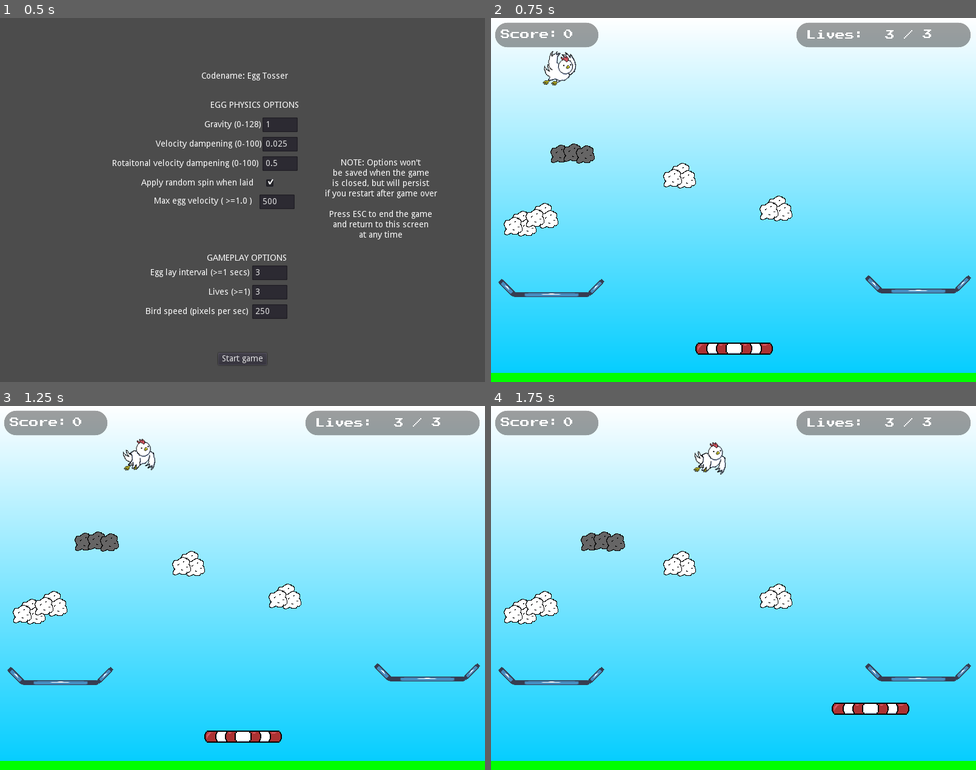
Above: before the commit, frames 1-4 (two rows, left to right).
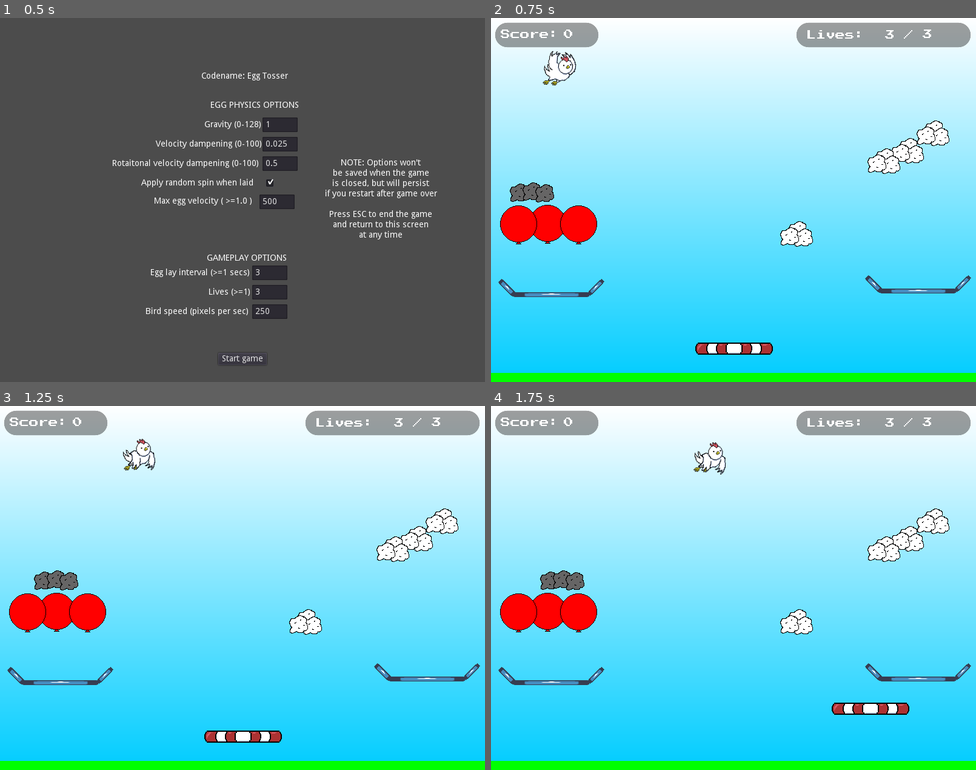
Above: after the commit, the same moments.

Repository: thatnick/fragile
Game: Godot game, scene res://scenes/debug_options.tscn
Two runs of this game, one before a commit and one after it. Both use one fixed random seed, a clock stepped at 60 frames per second and the inputs below. The engine's default icon, where the game draws it, is replaced by a stand-in: a white triangle on a blue panel in a dark square.
Inputs:
- Up to frame 1 (0.5 s): no input
- Up to frame 2 (0.75 s): click "Start game" at 0.5 s
- Up to frame 3 (1.25 s): no input
- Up to frame 4 (1.75 s): tap Enter (ui_accept) at 1.25, 1.52 s; hold Right (ui_right) from 1.28 s (still down)

Frame 1 is identical in both runs. In frame 2, 4.5% of the frame differs, in the area x 1-95%, y 28-63%; in frame 3, 4.5%; in frame 4, 4.5%.

Commit message:
Add balloon obstacle

Diff:
--- a/project.godot
+++ b/project.godot
@@ -57,6 +57,7 @@
 2d_physics/layer_6="ceiling"
 2d_physics/layer_7="cloud"
 2d_physics/layer_8="player_floor"
+2d_physics/layer_9="balloon"
 
 [physics]
 
--- /dev/null
+++ b/scenes/balloon.tscn
@@ -0,0 +1,22 @@
+[gd_scene load_steps=4 format=2]
+
+[ext_resource path="res://sprites/balloon_64x64.png" type="Texture" id=1]
+
+[sub_resource type="PhysicsMaterial" id=2]
+bounce = 1.0
+
+[sub_resource type="CircleShape2D" id=1]
+radius = 28.0179
+
+[node name="Balloon" type="StaticBody2D"]
+collision_layer = 256
+collision_mask = 2
+physics_material_override = SubResource( 2 )
+
+[node name="CollisionShape2D" type="CollisionShape2D" parent="."]
+shape = SubResource( 1 )
+one_way_collision = true
+
+[node name="Sprite" type="Sprite" parent="."]
+position = Vector2( -1, 1 )
+texture = ExtResource( 1 )
--- a/scenes/egg.tscn
+++ b/scenes/egg.tscn
@@ -27,14 +27,14 @@
 "name": "splat",
 "speed": 5.0
 }, {
+"frames": [ ExtResource( 5 ) ],
+"loop": true,
+"name": "v_cracked",
+"speed": 5.0
+}, {
 "frames": [ ExtResource( 4 ) ],
 "loop": true,
 "name": "cracked",
-"speed": 5.0
-}, {
-"frames": [ ExtResource( 5 ) ],
-"loop": true,
-"name": "v_cracked",
 "speed": 5.0
 } ]
 
--- a/scenes/game.tscn
+++ b/scenes/game.tscn
@@ -12,6 +12,7 @@
 [ext_resource path="res://scenes/static_cloud.tscn" type="PackedScene" id=10]
 [ext_resource path="res://scenes/dynamic_cloud.tscn" type="PackedScene" id=11]
 [ext_resource path="res://scenes/player_floor.tscn" type="PackedScene" id=12]
+[ext_resource path="res://scenes/balloon.tscn" type="PackedScene" id=13]
 
 [node name="Game" type="Node"]
 script = ExtResource( 2 )
@@ -44,19 +45,28 @@
 position = Vector2( 98, 445 )
 
 [node name="StaticCloud" parent="." instance=ExtResource( 10 )]
-position = Vector2( 51, 336 )
+position = Vector2( 507, 353 )
 
 [node name="StaticCloud2" parent="." instance=ExtResource( 10 )]
-position = Vector2( 473, 311 )
+position = Vector2( 690, 216 )
 
 [node name="StaticCloud3" parent="." instance=ExtResource( 10 )]
-position = Vector2( 87, 323 )
+position = Vector2( 732, 187 )
 
 [node name="StaticCloud4" parent="." instance=ExtResource( 10 )]
-position = Vector2( 314, 257 )
+position = Vector2( 651, 233 )
 
 [node name="DynamicCloud" parent="." instance=ExtResource( 11 )]
-position = Vector2( 123, 224 )
+position = Vector2( 56, 288 )
 
 [node name="PlayerFloor" parent="." instance=ExtResource( 12 )]
 position = Vector2( 0, 565 )
+
+[node name="Balloon" parent="." instance=ExtResource( 13 )]
+position = Vector2( 94, 339 )
+
+[node name="Balloon2" parent="." instance=ExtResource( 13 )]
+position = Vector2( 46, 340 )
+
+[node name="Balloon3" parent="." instance=ExtResource( 13 )]
+position = Vector2( 145, 340 )
--- a/scenes/nest.tscn
+++ b/scenes/nest.tscn
@@ -25,7 +25,6 @@
 [node name="CollisionShape2D" type="CollisionShape2D" parent="."]
 position = Vector2( 73, 0.999999 )
 rotation = 5.49779
-scale = Vector2( 1, 1 )
 shape = SubResource( 3 )
 one_way_collision = true
 one_way_collision_margin = 0.0
@@ -38,7 +37,6 @@
 [node name="CollisionShape2D3" type="CollisionShape2D" parent="."]
 position = Vector2( -70.5, 0.499997 )
 rotation = 0.785398
-scale = Vector2( 1, 1 )
 shape = SubResource( 5 )
 one_way_collision = true
 
Not shown: 1 places in scenes/game.tscn that only renumber resources
Binary file added: sprites/balloon_64x64.png
Not shown, added: sprites/balloon_64x64.png.import
Not shown, added: sprites/balloon-20220413-104210.piskel
Not shown, added: sprites/balloon_64x64-20220413-104628.piskel
